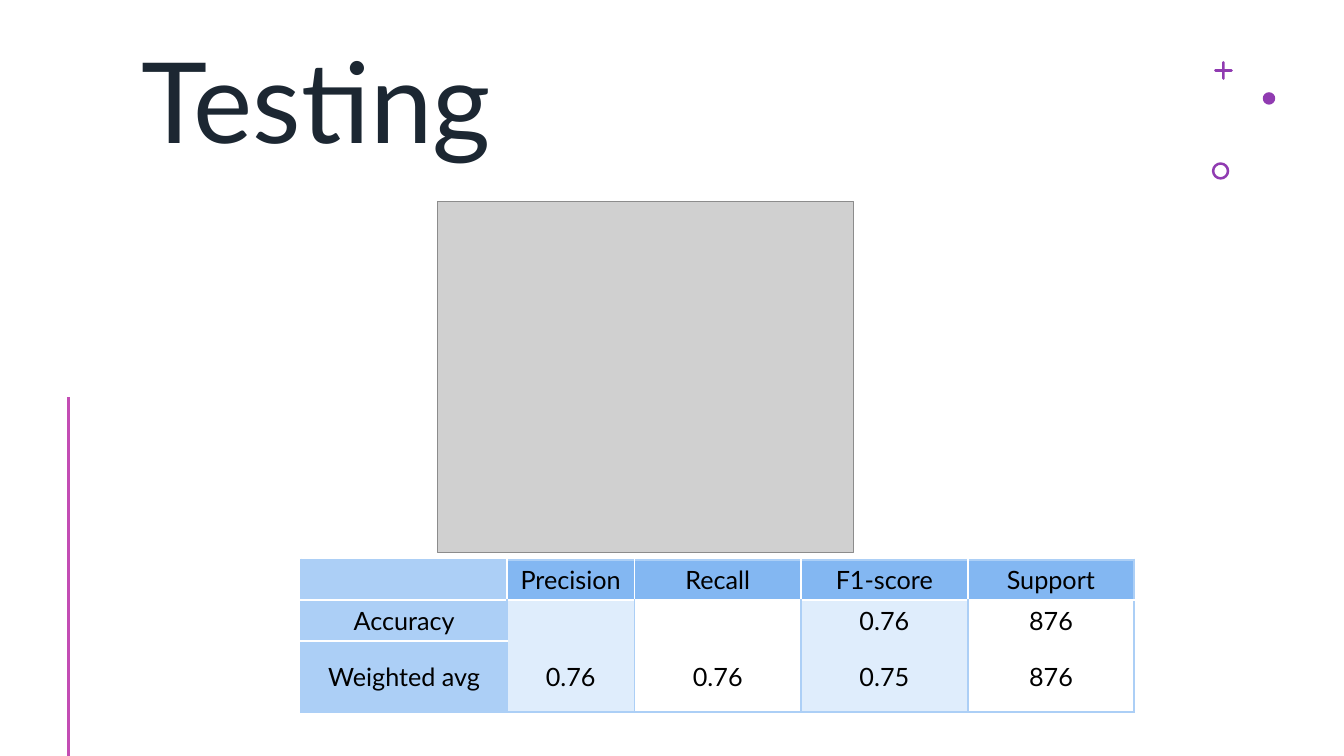
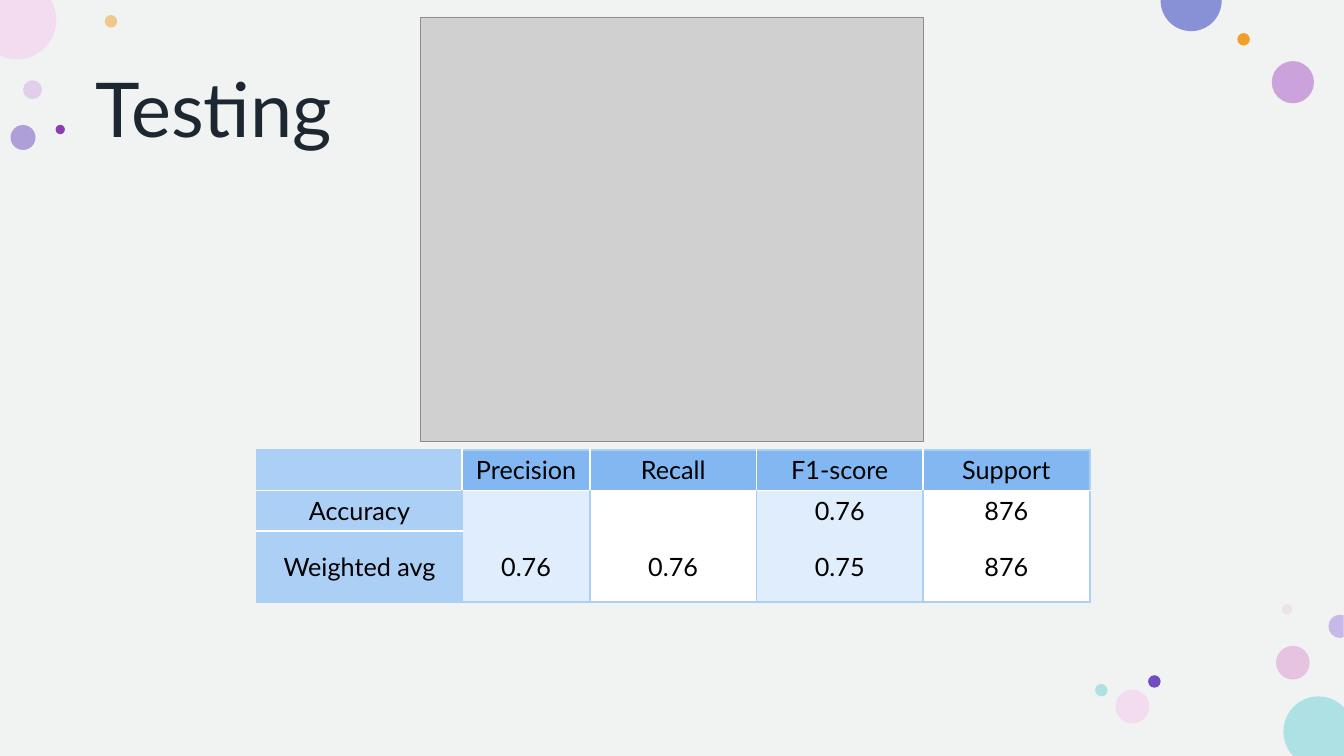
Before and after one commit to howie-zeng/Analyzing-Retail-Sentiment-and-Detecting-Trading-Signals, a slide deck: slide 9 of Presentation.pptx (slide 8 before the commit). Drawn at 1344x756 pixels with LibreOffice and Linux fonts; fonts in the diff are those of the drawing; grey boxes stand for pictures. Boxes give left, top, right and bottom in pixels: in the first picture for what was removed or moved away, otherwise in the second. Text is boxed around its words. In the diff, an @@ line names an element or a change of style, - is before the commit and + after.

```diff
--- a/Presentation.pptx
+++ b/Presentation.pptx
@@ rectangle removed at <box>0,0,1344,756</box> @@
@@ rectangle added at <box>0,0,1344,756</box>, fill #F0F3F1 @@
@@ picture: place and size @@
-picture at <box>438,202,854,553</box>
+picture at <box>420,17,924,441</box>
@@ title "Testing": place and size @@
-title "Testing" at <box>141,61,491,163</box>
+title "Testing" at <box>96,81,332,151</box>
@@ title "Testing" at <box>96,81,332,151</box>: size 80 to 54 pt; vertical alignment top to middle @@
@@ freeform shape removed at <box>1214,62,1233,81</box> @@
@@ freeform shape removed at <box>1263,93,1275,105</box> @@
@@ group added at <box>10,15,1315,723</box>: 11 ellipses @@
@@ freeform shape removed at <box>1212,162,1229,179</box> @@
@@ line removed from (69, 398) to (69, 755) @@
@@ table: place and size @@
-table at <box>301,560,1134,712</box>
+table at <box>257,450,1090,602</box>
```
Also in this commit, not shown: 7 other slides changed, 1 slide added.
